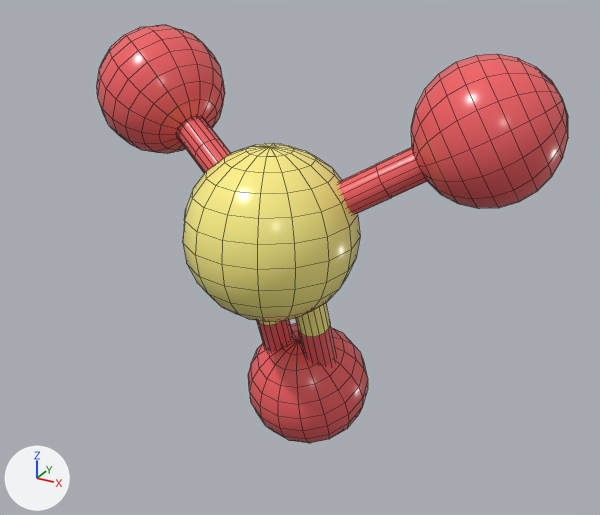
Two versions of the FBX model Assets/Models/Molecules/04_Trioxido-de-Azufre.fbx, one commit apart.
Camera for both pictures: a camera (50 mm lens) standing at (4.48, -7.47, 3.51) and looking at (0.12, 0.45, -0.45). Lighting does not change. The marker at lower left points along +X, +Y and +Z. Mesh edges are drawn as thin lines.

Objects in the first picture: 'm_trioxidodeA'.
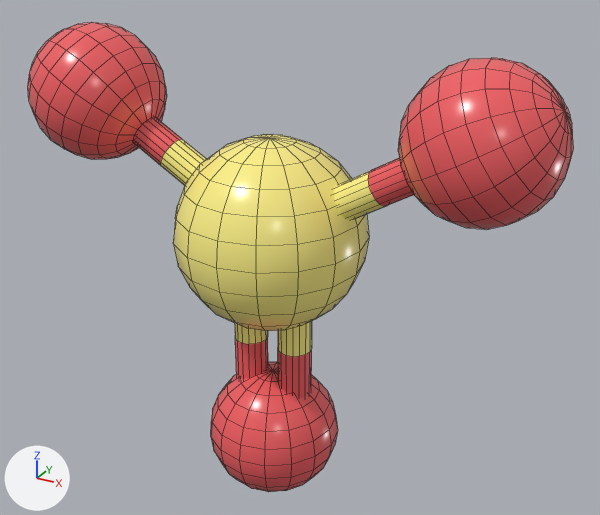
Pixel boxes (x1, y1, x2, y2) of what changed, in the pictures (600 x 515 px; the box of a moved part takes in the faces that stretch with it):
'm_trioxidodeA', reshaped (16% wider, 12% taller)
    before: (97, 25, 568, 443)
    after: (28, 22, 574, 492)
part 1 of me_sphere_010, moved or reshaped
    before: (183, 143, 360, 322)
    after: (173, 134, 369, 331)
part 2 of me_sphere_010, moved or reshaped
    before: (257, 320, 293, 351)
    after: (235, 323, 268, 379)
part 3 of me_sphere_010, moved or reshaped
    before: (296, 303, 337, 366)
    after: (278, 321, 312, 397)
part 4 of me_sphere_010, moved or reshaped
    before: (248, 323, 368, 443)
    after: (211, 362, 338, 492)
part 5 of me_sphere_010, moved or reshaped
    before: (177, 116, 230, 173)
    after: (134, 117, 206, 185)
part 6 of me_sphere_010, moved or reshaped
    before: (97, 25, 225, 154)
    after: (28, 22, 167, 160)
part 7 of me_sphere_010, moved or reshaped
    before: (340, 147, 427, 214)
    after: (334, 158, 414, 220)
part 8 of me_sphere_010, moved or reshaped
    before: (411, 54, 568, 208)
    after: (398, 58, 574, 230)

What changed in the scene script:
```text
Change me_sphere_010:
    where me_sphere_010.from_pydata(...)  # 904 vertices, 896 faces; spans x -2.91..2.91, y -1.0..1.69, z -3.24..2.01
    used by ob_m_trioxidodea; location = (0.0, 0.0, 0.0)
    me_sphere_010 part 1: the loose piece of 178 vertices spanning x -1.0..1.0, y -1.0..1.0, z -1.0..1.0 is scaled about its middle by 1.1
    me_sphere_010 part 2: the loose piece of 48 vertices spanning x -0.5..-0.1, y 0.05..0.91, z -2.04..-0.59 is turned -20 degrees about the x axis through the mesh origin
    me_sphere_010 part 3: the loose piece of 48 vertices spanning x 0.1..0.5, y 0.05..0.91, z -2.04..-0.59 is turned -20 degrees about the x axis through the mesh origin
    me_sphere_010 part 4: the loose piece of 178 vertices spanning x -0.8..0.8, y 0.09..1.69, z -3.24..-1.65 is turned -20 degrees about the x axis through the mesh origin
    me_sphere_010 part 5: the loose piece of 48 vertices spanning x -1.82..-0.45, y 0.05..0.91, z 0.16..1.16 is multiplied about its middle by the matrix ((0.955, -0.296, 0.026), (0.296, 0.94, -0.171), (0.026, 0.171, 0.985)), then moved by (-0.16, -0.5, 0.09)
    me_sphere_010 part 6: the loose piece of 178 vertices spanning x -2.91..-1.32, y 0.09..1.69, z 0.43..2.01 is multiplied about its middle by the matrix ((0.955, -0.296, 0.026), (0.296, 0.94, -0.171), (0.026, 0.171, 0.985)), then moved by (-0.22, -0.91, 0.13)
    me_sphere_010 part 7: the loose piece of 48 vertices spanning x 0.45..1.82, y 0.05..0.91, z 0.16..1.16 is multiplied about its middle by the matrix ((0.955, 0.296, -0.026), (-0.296, 0.94, -0.171), (-0.026, 0.171, 0.985)), then moved by (0.16, -0.48, 0.09)
    me_sphere_010 part 8: the loose piece of 178 vertices spanning x 1.32..2.91, y 0.09..1.69, z 0.43..2.01 is multiplied about its middle by the matrix ((0.955, 0.296, -0.026), (-0.296, 0.94, -0.171), (-0.026, 0.171, 0.985)), then moved by (0.22, -0.89, 0.13)
```
